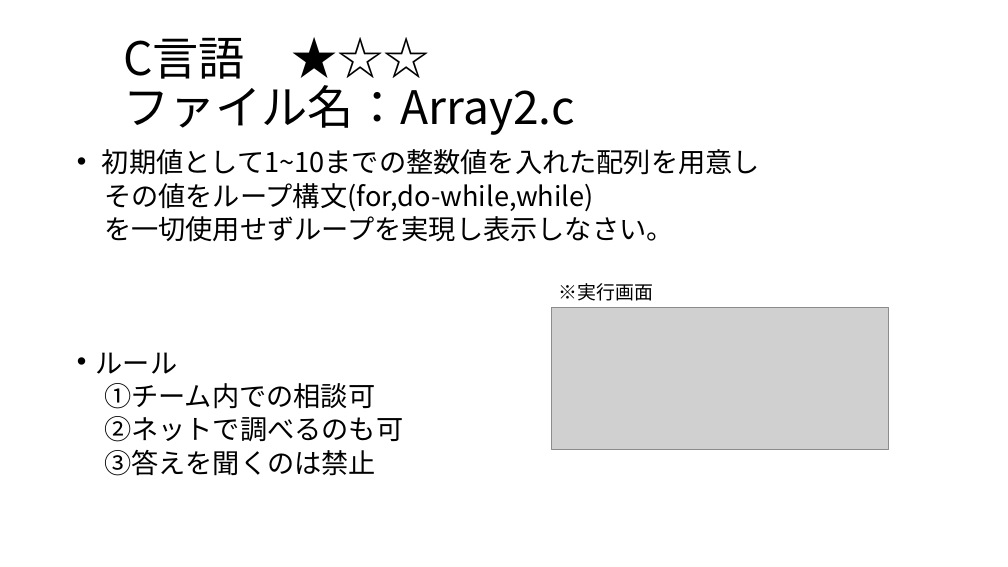
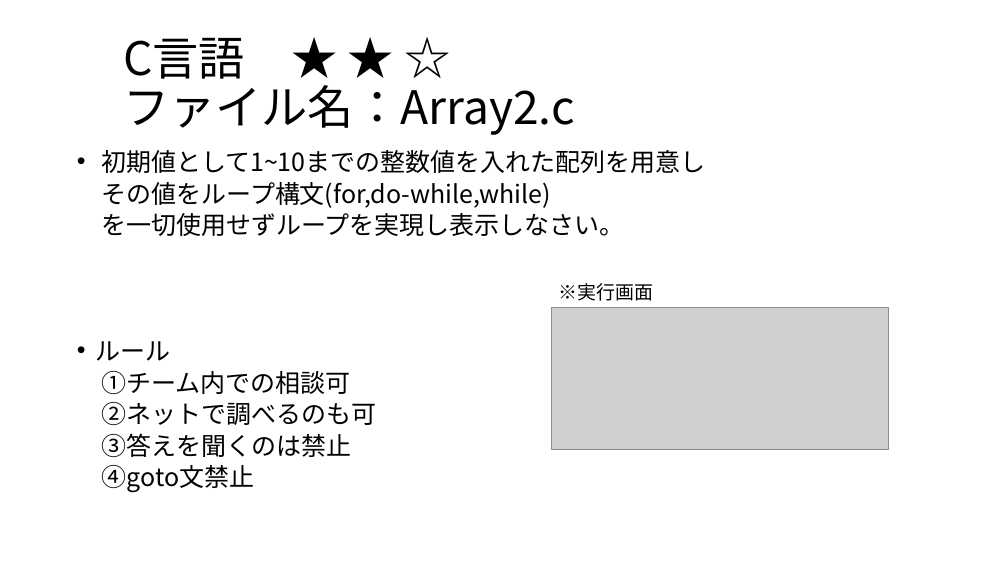
Before and after one commit to SallingProject/Subject, a slide deck: slide 7 of Master/No1.pptx (slide 4 before the commit). Drawn at 1008x567 pixels with LibreOffice and Linux fonts; fonts in the diff are those of the drawing; grey boxes stand for pictures. Boxes give left, top, right and bottom in pixels: in the first picture for what was removed or moved away, otherwise in the second. Text is boxed around its words. In the diff, an @@ line names an element or a change of style, - is before the commit and + after.

Commit message:
No1の問題順やルールを変更。No2の追加

```diff
--- a/Master/No1.pptx
+++ b/Master/No1.pptx
@@ title at [123, 37, 575, 135]: text changed @@
-C言語 ★☆☆
-ファイル名：Array2.c
+C言語 ★ ★ ☆
+ファイル名：Array2.c
@@ text at [96, 150, 705, 457]: size 25.9 to 23.8 pt @@
@@ text at [102, 465, 254, 493]: paragraph added @@
+④goto文禁止
```
Also in this commit, not shown: 2 other slides changed, 1 other file.
